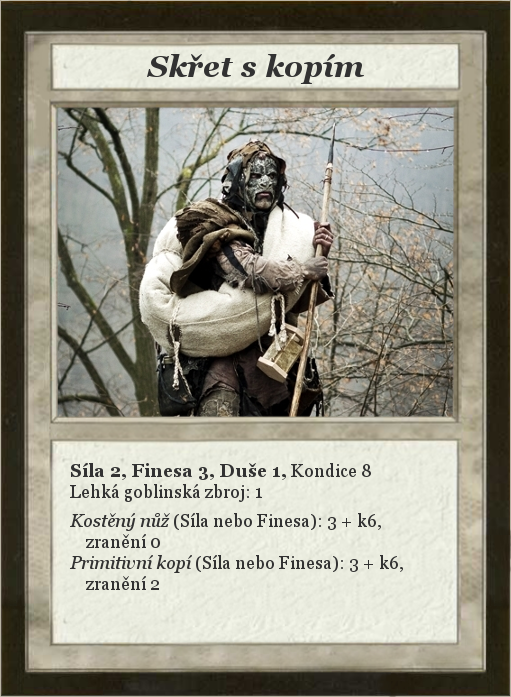
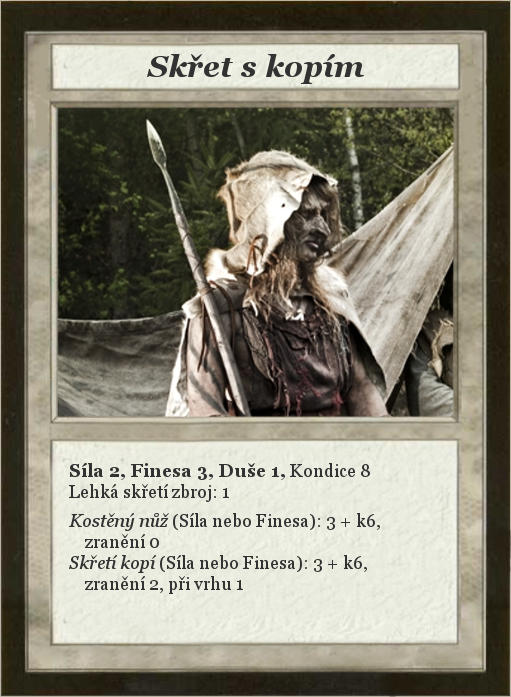
Two versions of the same layered image (511 x 697). Layer-by-layer changes:
painted on "Síla 2, Finesa 3, Duše 1, Kond..." over [69,463,403,594]
renamed "skret_s_kopim.jpg" to "IMG_2552.jpg", painted on it over [32,0,455,594]
